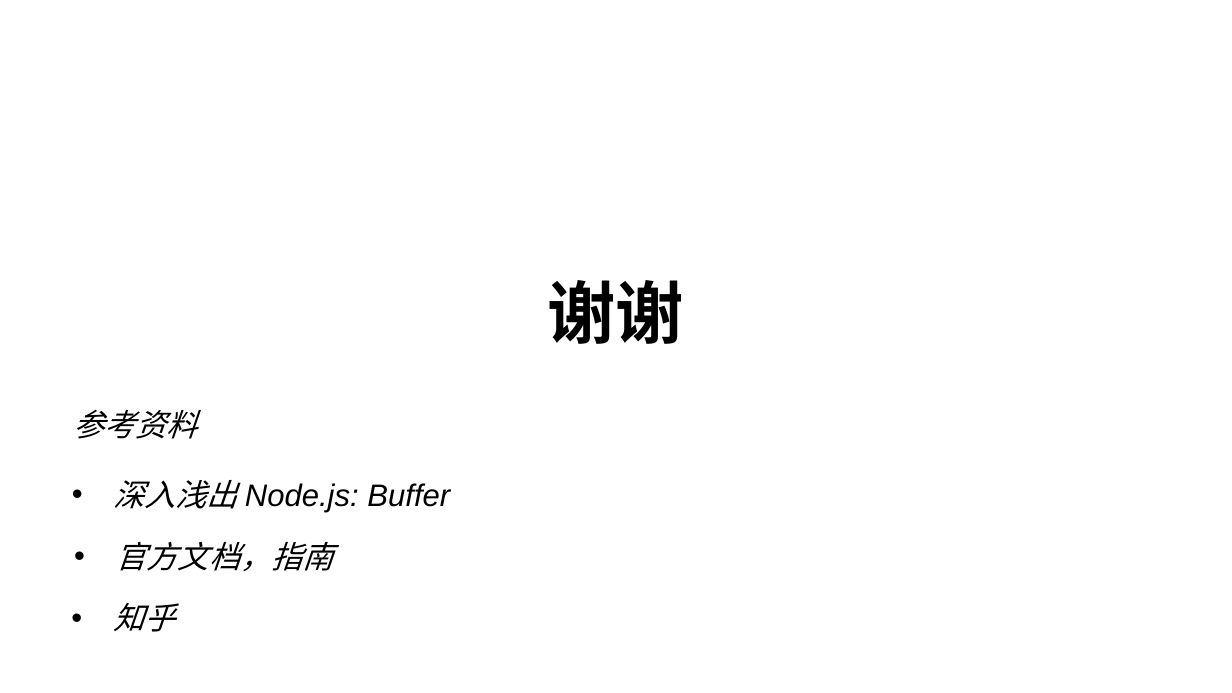
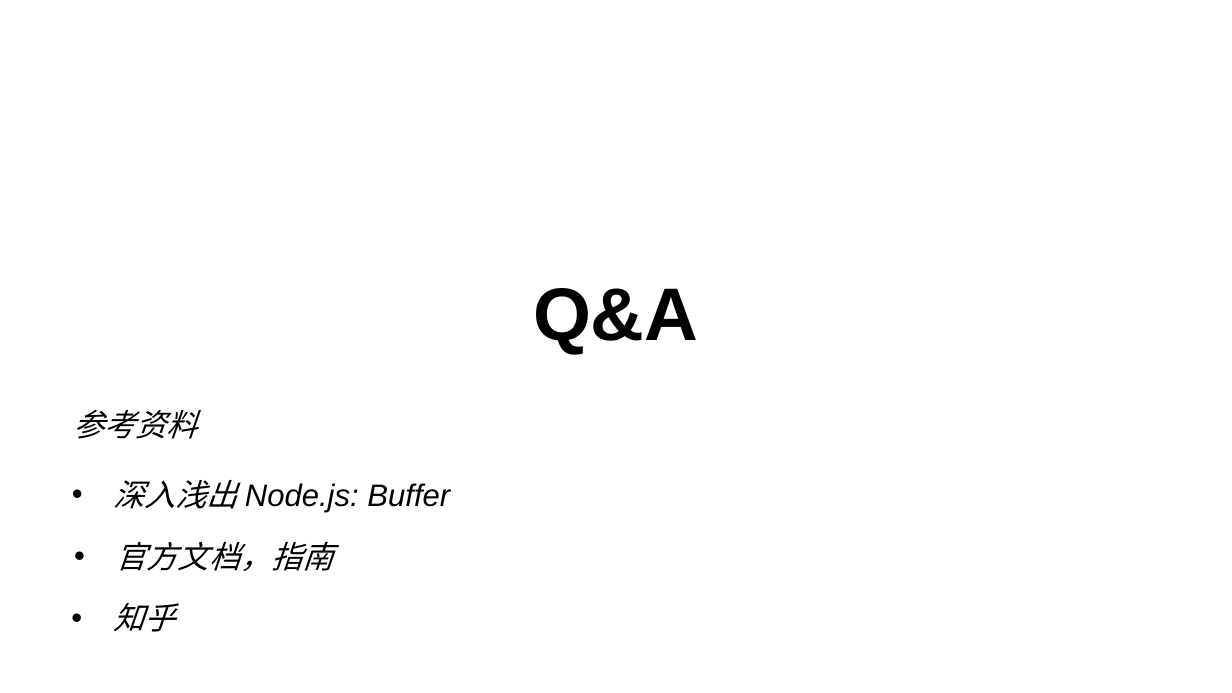
Before and after one commit to KEXUJIAN/stream-demo, a slide deck: slide 25 of stream.ppt (slide 23 before the commit). Drawn at 1232x693 pixels with LibreOffice and Linux fonts; fonts in the diff are those of the drawing. Boxes give left, top, right and bottom in pixels: in the first picture for what was removed or moved away, otherwise in the second. Text is boxed around its words. In the diff, an @@ line names an element or a change of style, - is before the commit and + after.

```diff
--- a/stream.ppt
+++ b/stream.ppt
@@ text at <box>533,288,698,354</box>: text changed; size 44 to 48 pt @@
-谢谢
+Q&A
```
Also in this commit, not shown: 15 other slides changed, 4 slides added, 2 slides removed, 3 other files.
